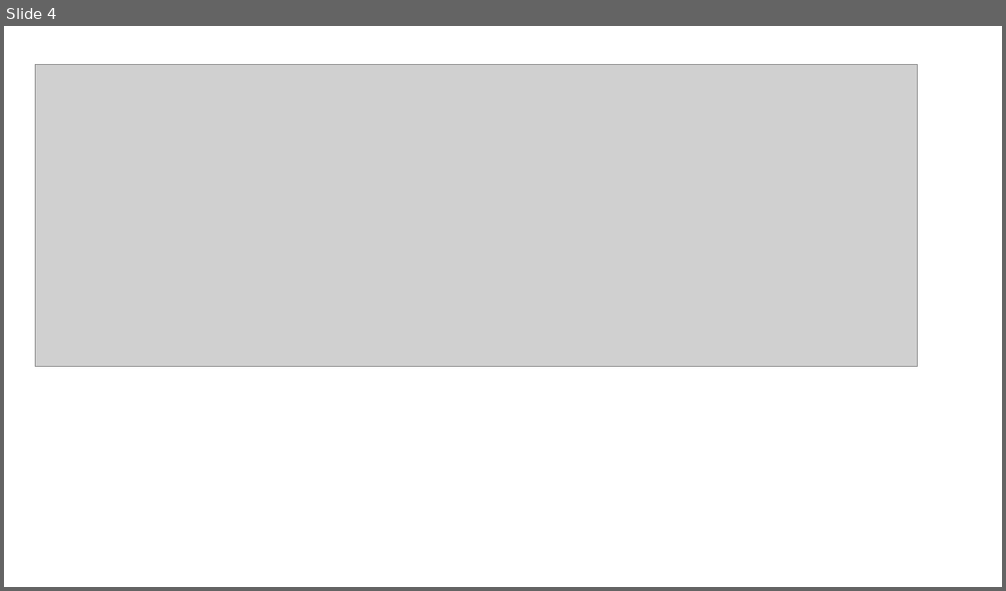
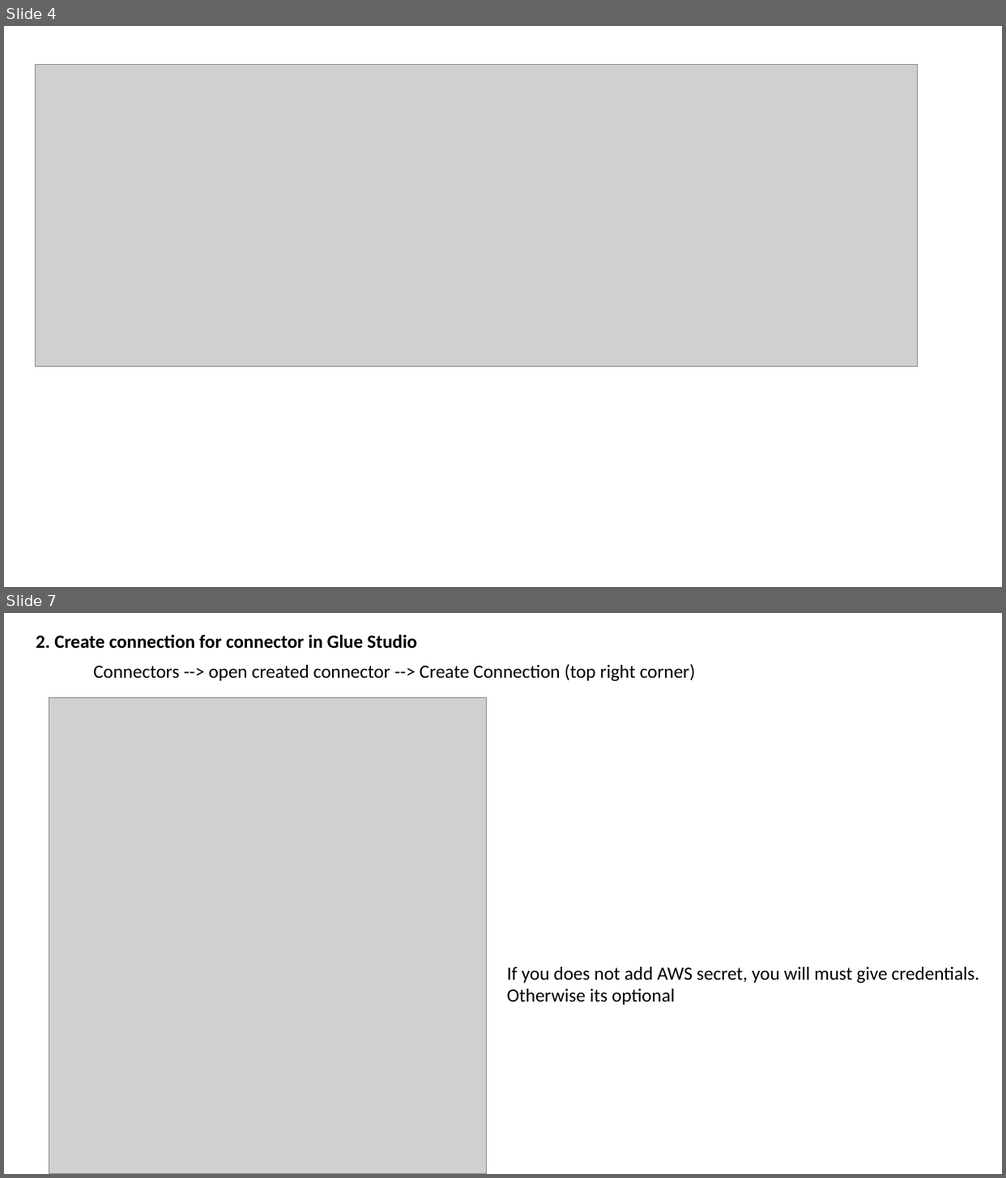
Before and after one commit to vigneshvallavan/aws_repo, a slide deck: 2. AWS Glue Works/MySQL-to-RDS-to-Glue.pptx. Shown one above the other, each under a label of ours: slide 4 before the commit, slides 4 and 7 after it; the slides between them are not shown. The pictures are 1006x591 and 1006x1178 pixels, drawn with LibreOffice and Linux fonts; fonts in the diff are those of the drawing; grey boxes stand for pictures. Boxes give left, top, right and bottom in pixels: in the first picture for what was removed or moved away, otherwise in the second. Text is boxed around its words. In the diff, an @@ line names an element or a change of style, - is before the commit and + after.

```diff
--- a/2. AWS Glue Works/MySQL-to-RDS-to-Glue.pptx
+++ b/2. AWS Glue Works/MySQL-to-RDS-to-Glue.pptx
@@ slide 7 added at [4,613,1002,1174], background #FFFFFF @@
@@ text added at [36,634,417,648], 18 pt, text #000000, bold @@
+2. Create connection for connector in Glue Studio
@@ text added at [93,664,695,681], 18 pt, text #000000 @@
+Connectors --> open created connector --> Create Connection (top right corner)
@@ picture added at [49,697,487,1174] @@
@@ text added at [507,967,980,1005], 18 pt, text #000000 @@
+If you does not add AWS secret, you will must give credentials. Otherwise its optional
```
Also in this commit, not shown: 1 slide changed, 4 other slides added.
